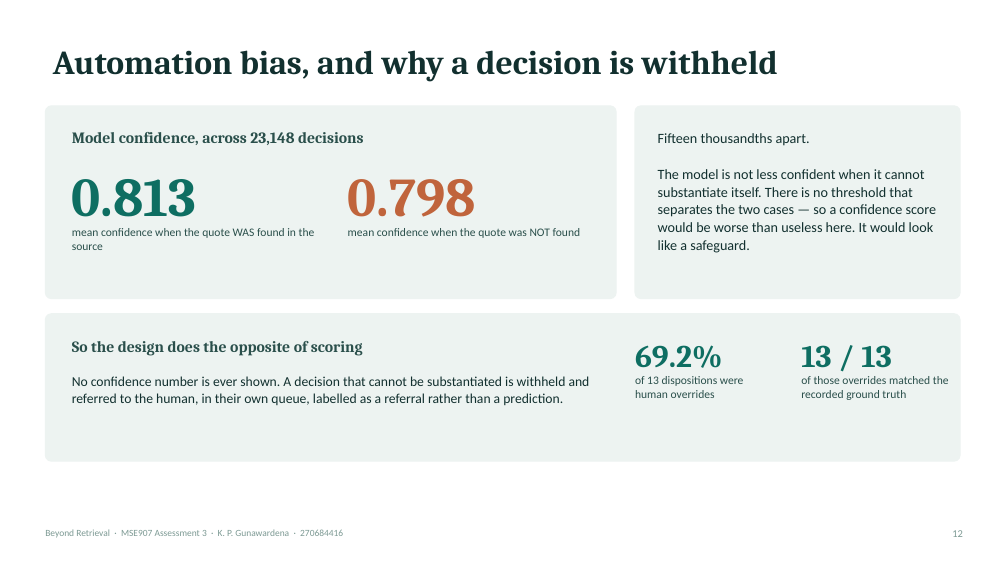
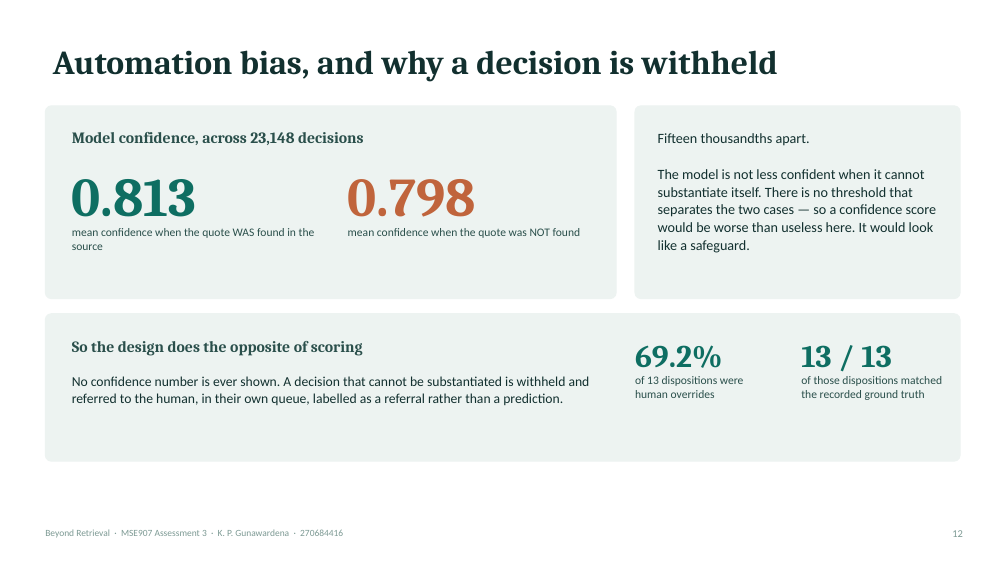
Before and after one commit to KavinduPehesara/Beyond-Retrieval, a slide deck: slide 12 of reports/presentation/Beyond-Retrieval-Assessment3.pptx. Drawn at 1008x567 pixels with LibreOffice and Linux fonts; fonts in the diff are those of the drawing. Boxes give left, top, right and bottom in pixels: in the first picture for what was removed or moved away, otherwise in the second. Text is boxed around its words. In the diff, an @@ line names an element or a change of style, - is before the commit and + after.

```diff
--- a/reports/presentation/Beyond-Retrieval-Assessment3.pptx
+++ b/reports/presentation/Beyond-Retrieval-Assessment3.pptx
@@ text at (801, 376, 942, 400): text changed @@
-of those overrides matched the recorded ground truth
+of those dispositions matched the recorded ground truth
```
Also in this commit, not shown: 2 other slides changed, 2 other files.
